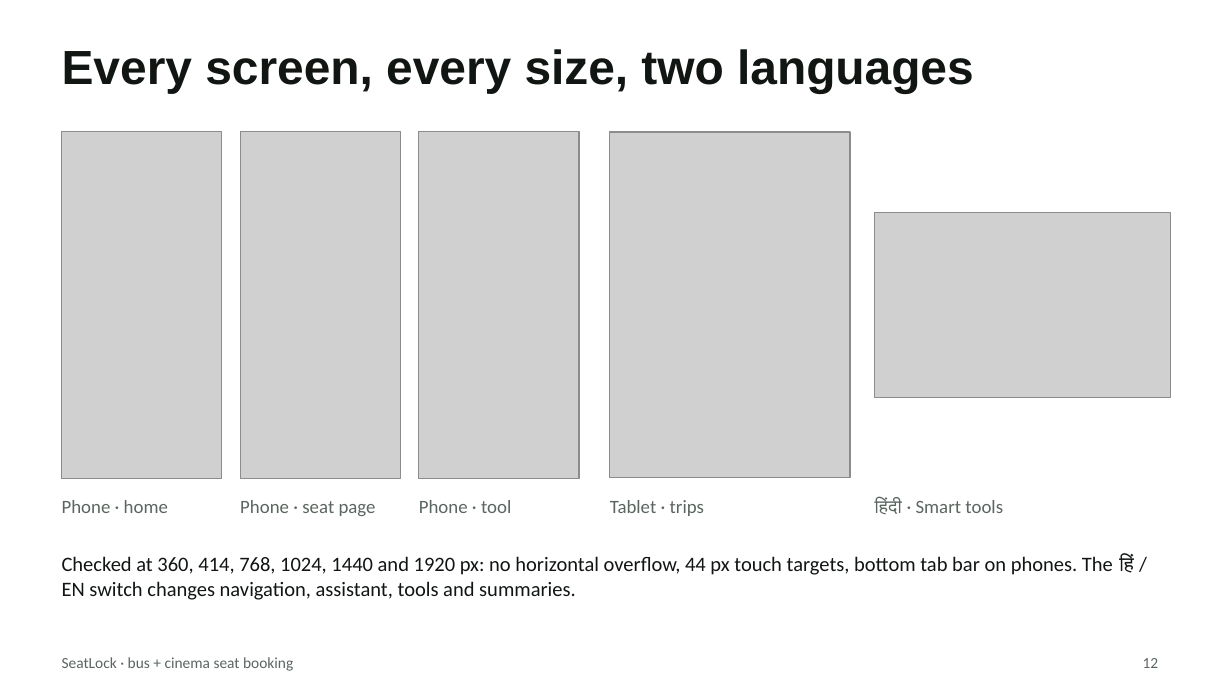
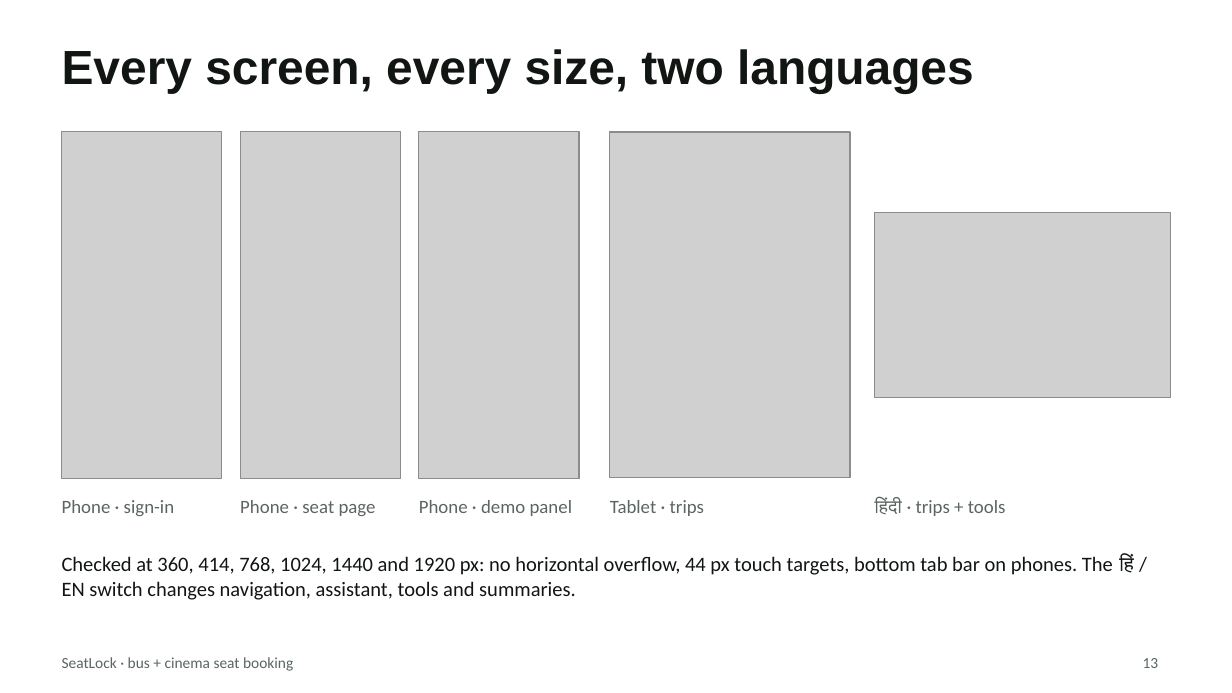
Before and after one commit to Gaurav-7489/-hackathon-byteforce, a slide deck: slide 13 of docs/SeatLock-Overview.pptx (slide 12 before the commit). Drawn at 1232x693 pixels with LibreOffice and Linux fonts; fonts in the diff are those of the drawing; grey boxes stand for pictures. Boxes give left, top, right and bottom in pixels: in the first picture for what was removed or moved away, otherwise in the second. Text is boxed around its words. In the diff, an @@ line names an element or a change of style, - is before the commit and + after.

```diff
--- a/docs/SeatLock-Overview.pptx
+++ b/docs/SeatLock-Overview.pptx
@@ text at [62,500,174,516]: text changed @@
-Phone · home
+Phone · sign-in
@@ text at [419,500,573,516]: text changed @@
-Phone · tool
+Phone · demo panel
@@ text at [875,499,1006,516]: text changed @@
-हिंदी · Smart tools
+हिंदी · trips + tools
@@ page number at [1143,658,1159,668]: text changed @@
-12
+13
```
Also in this commit, not shown: 4 other slides changed, 1 slide added, 11 other files.
